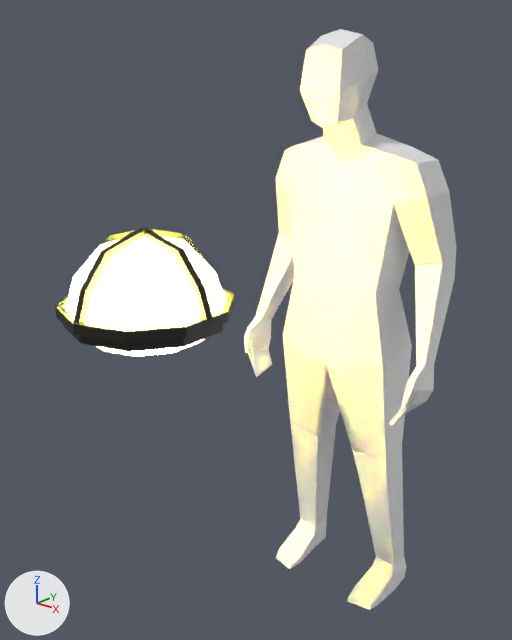
The Blender file blender/objetos/Lamp/lamp.blend: old version first, new version second.
Camera for both pictures: a camera (50 mm lens) standing at (1.121, 0.316, 1.669) and looking at (-0.036, 1.659, 1.027). The lights are fixed; the arrows at lower left show +X, +Y and +Z.

The older version as bpy lines, for what is in view:
```python
me_cube_006 = bpy.data.meshes.new('Cube.006')
me_cube_006.from_pydata(...)  # 184 vertices, 364 faces; spans x -0.31..0.31, y -0.17..0.15, z 0.0..1.75
me_icosphere_001 = bpy.data.meshes.new('Icosphere.001')
me_icosphere_001.from_pydata(...)  # 207 vertices, 172 faces; spans x -1.05..1.05, y -1.07..1.07, z -0.4..1.06
# faces by material slot: [60, 112]
me_icosphere_001.materials.append(mat_lampmat)  # green #bce700
me_icosphere_001.materials.append(mat_lampbottommat)  # black #201f1d
ob_human_001 = bpy.data.objects.new('Human.001', me_cube_006)
ob_human_001.location = (0.0, 2.022, 0.0)
ob_icosphere_001 = bpy.data.objects.new('Icosphere.001', me_icosphere_001)
ob_icosphere_001.location = (0.0, 1.26, 1.158)
ob_icosphere_001.scale = (0.177, 0.177, 0.177)
```
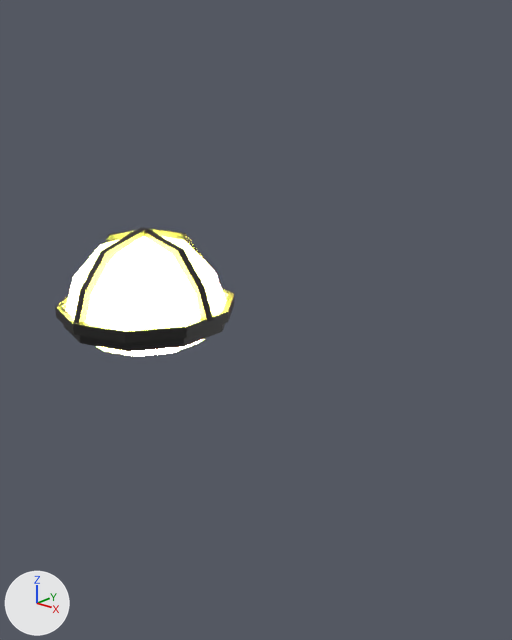
Where the newer file only moved an object's origin or applied its transform, the numbers keep the older frame.

Pixel boxes (x1, y1, x2, y2) of what changed, in the pictures (512 x 640 px):
'Human.001', hidden: before (244, 29, 456, 609)

What the commit changed:
Object 'Human.001' (ob_human_001) is now hidden.
